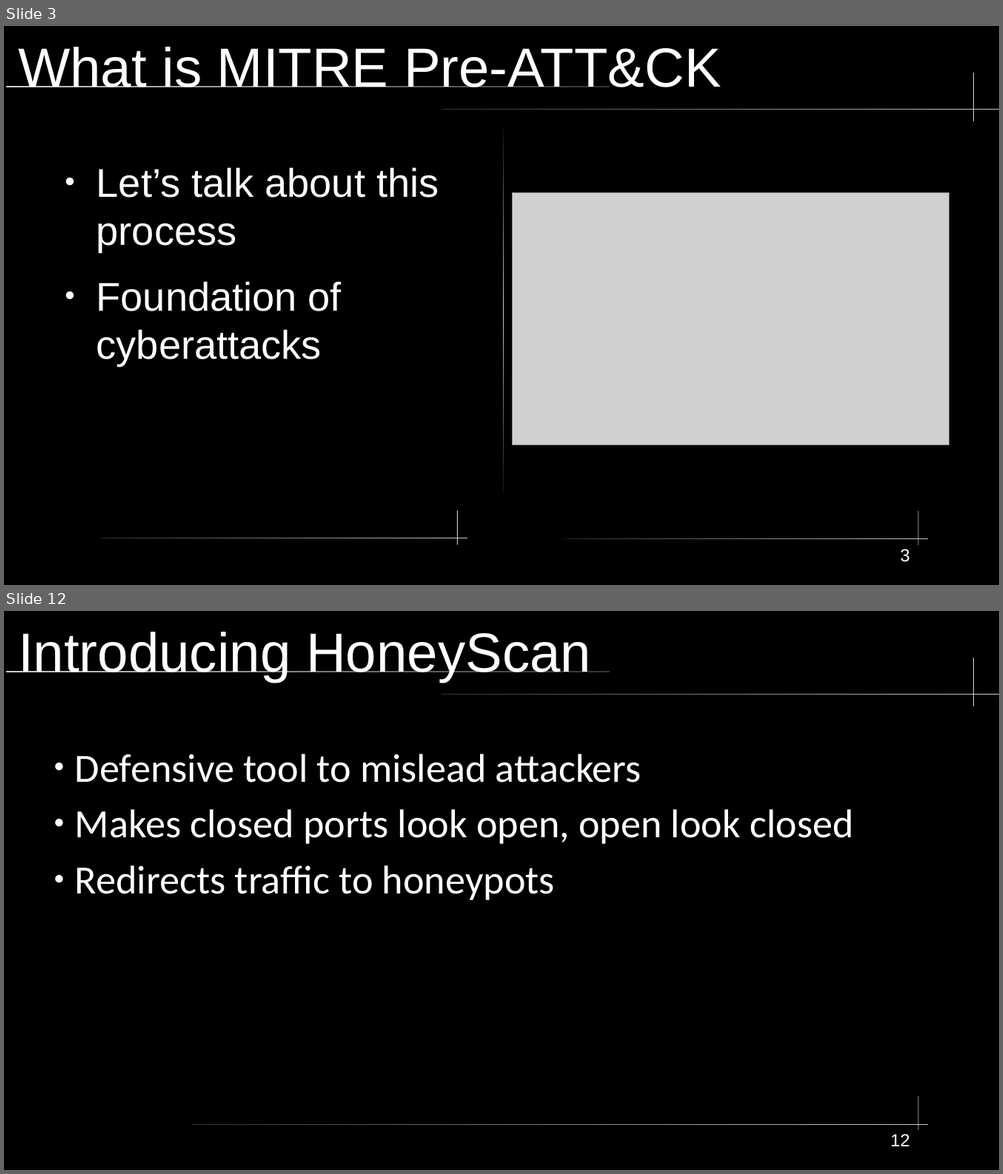
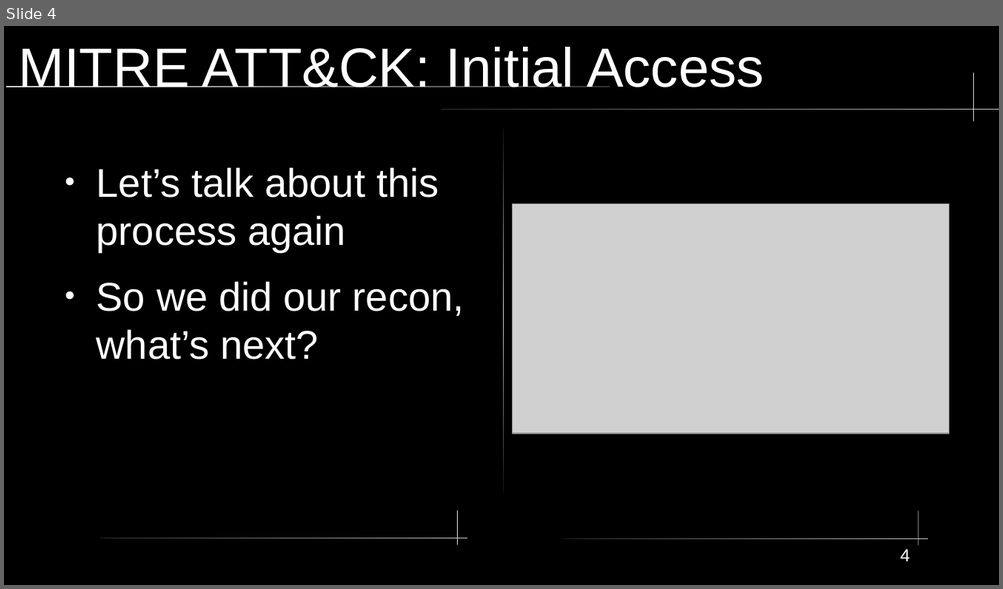
Before and after one commit to xXxSpicyBoiiixXx/COMPSFI-212, a slide deck: Cyber-Chapters/Chapter-2/Chapter2.odp. Shown one above the other, each under a label of ours: slides 3 and 12 before the commit, slide 4 after it; the slides between them are not shown. The pictures are 1003x1174 and 1003x589 pixels, drawn with LibreOffice and Linux fonts; fonts in the diff are those of the drawing; grey boxes stand for pictures. Boxes give left, top, right and bottom in pixels: in the first picture for what was removed or moved away, otherwise in the second. Text is boxed around its words. In the diff, an @@ line names an element or a change of style, - is before the commit and + after.

```diff
--- a/Cyber-Chapters/Chapter-2/Chapter2.odp
+++ b/Cyber-Chapters/Chapter-2/Chapter2.odp
@@ slide 12 removed at (4, 611, 999, 1170), background #000000; not listed: 4 template elements that a slide beside it also shows @@
@@ title removed at (18, 632, 591, 682) @@
-Introducing HoneyScan
@@ text removed at (75, 754, 853, 900) @@
-● Defensive tool to mislead attackers
-● Makes closed ports look open, open look closed
-● Redirects traffic to honeypots
@@ rounded rectangle removed at (192, 1125, 928, 1125) @@
@@ page number removed at (890, 1134, 909, 1147) @@
-12
@@ what was slide 3 is now slide 4 @@
@@ slide 4 changed as well @@
@@ title at (18, 47, 764, 87): text changed @@
-What is MITRE Pre-ATT&CK
+MITRE ATT&CK: Initial Access
@@ text at (96, 167, 464, 360): text changed @@
-● Let’s talk about this process
-● Foundation of cyberattacks
+● Let’s talk about this process again
+● So we did our recon, what’s next?
@@ picture: place and size @@
-picture at (512, 193, 949, 446)
+picture at (512, 204, 949, 434)
@@ page number at (900, 549, 910, 562): text changed @@
-3
+4
```
Also in this commit, not shown: 1 other slide changed, 16 slides added, 18 other slides removed, 10 other files.
